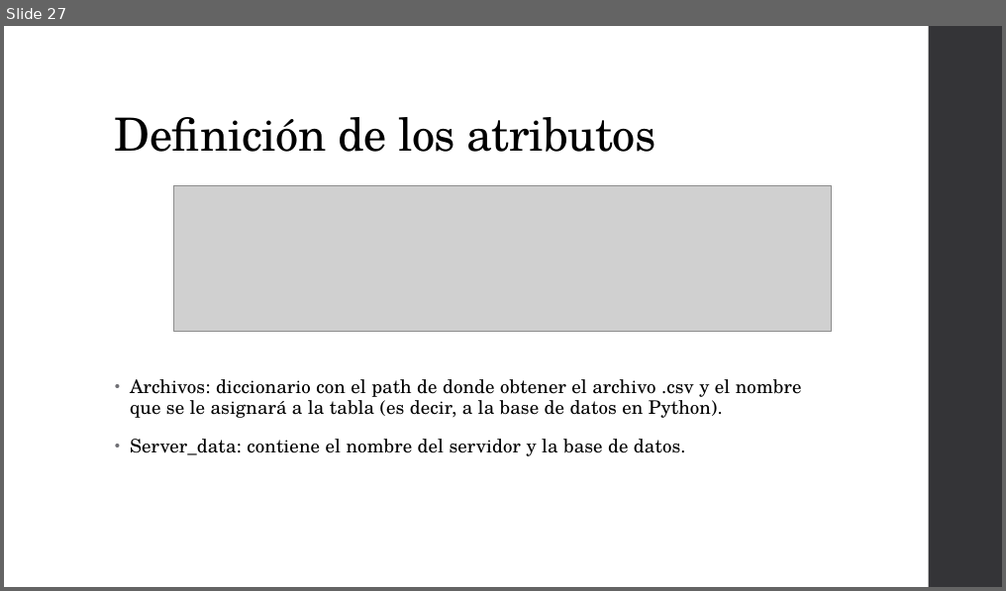
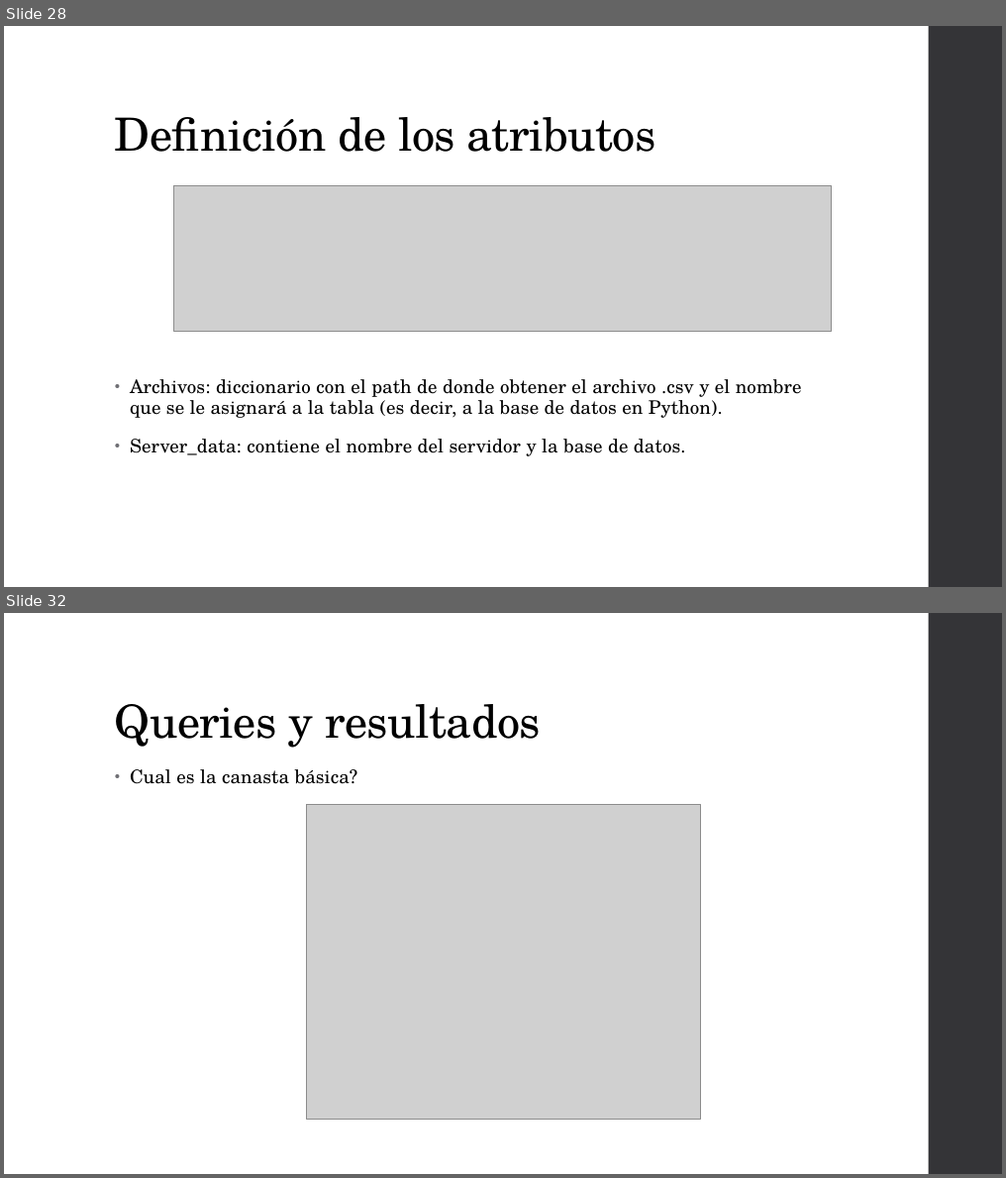
Before and after one commit to VGardella/GELT-data-excercise, a slide deck: Presentacion GELT - Gardella, Victoria (Data Engineer).pptx. Shown one above the other, each under a label of ours: slide 27 before the commit, slides 28 and 32 after it; the slides between them are not shown. The pictures are 1006x591 and 1006x1178 pixels, drawn with LibreOffice and Linux fonts; fonts in the diff are those of the drawing; grey boxes stand for pictures. Boxes give left, top, right and bottom in pixels: in the first picture for what was removed or moved away, otherwise in the second. Text is boxed around its words. In the diff, an @@ line names an element or a change of style, - is before the commit and + after.

```diff
--- a/Presentacion GELT - Gardella, Victoria (Data Engineer).pptx
+++ b/Presentacion GELT - Gardella, Victoria (Data Engineer).pptx
@@ slide 32 added at (4,613,1002,1174), background #FFFFFF; not listed: 1 template element that a slide beside it also shows @@
@@ title added at (115,704,541,748), 44 pt, text #000000 @@
+Queries y resultados
@@ text added at (130,769,358,784), 18 pt, text #000000 @@
+• Cual es la canasta básica?
@@ picture added at (306,805,699,1119) @@
@@ what was slide 27 is now slide 28 @@
```
Also in this commit, not shown: 1 slide changed, 6 other slides added, 1 slide removed, 23 other files.
